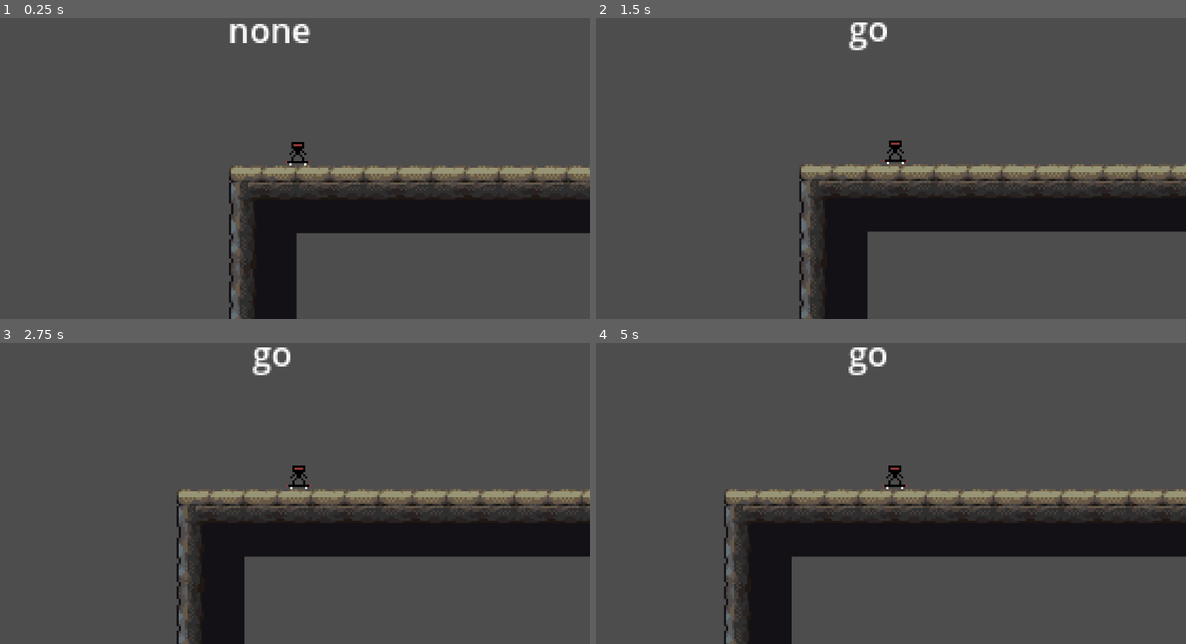
Above: before the commit, frames 1-4 (two rows, left to right).
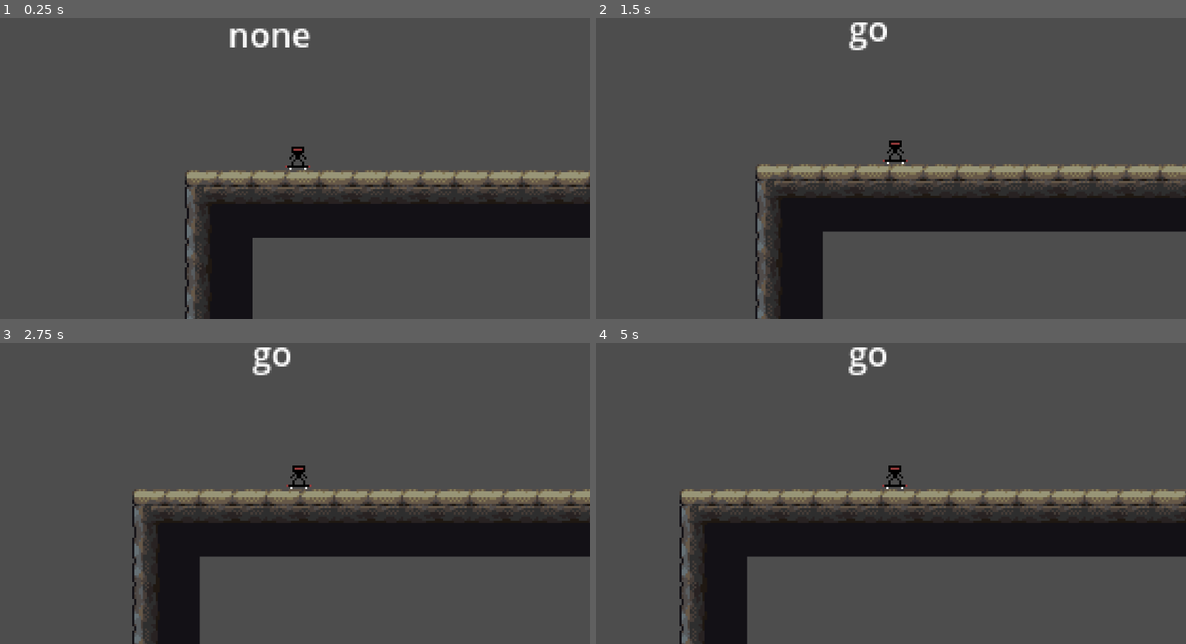
Above: after the commit, the same moments.

Repository: HowdyHack-2025/skater-game
Game: Godot game, scene res://world_2d.tscn
Two runs of this game, one before a commit and one after it. Both use one fixed random seed, a clock stepped at 60 frames per second and the inputs below.
Inputs:
- Up to frame 1 (0.25 s): no input
- Up to frame 2 (1.5 s): tap E (frontflip_p1) at 0.6 s; tap W (go) at 1.35 s
- Up to frame 3 (2.75 s): hold Q (backflip_p1) from 2.03 s (still down); tap E (frontflip_p1) at 2.1 s
- Up to frame 4 (5 s): release Q (backflip_p1) at 2.78 s; tap W (go) at 2.85, 4.35 s; tap E (frontflip_p1) at 3.6 s; hold Q (backflip_p1) from 4.28 s (still down)

The runs differ from the first frame. In frame 1, 12% of the frame differs, in the area x 31-100%, y 1-100%; in frame 2, 8.0%; in frame 3, 8.1%; in frame 4, 8.4%.

Commit message:
with assets

Diff:
--- a/skater-2d-godot/world_2d.tscn
+++ b/skater-2d-godot/world_2d.tscn
@@ -14,7 +14,7 @@
 script = ExtResource("1_y4oe8")
 
 [node name="SkaterPlayer" parent="." instance=ExtResource("2_laysq")]
-position = Vector2(-150, 5)
+position = Vector2(-129, 1)
 
 [node name="Collisions" type="Node2D" parent="."]
 
